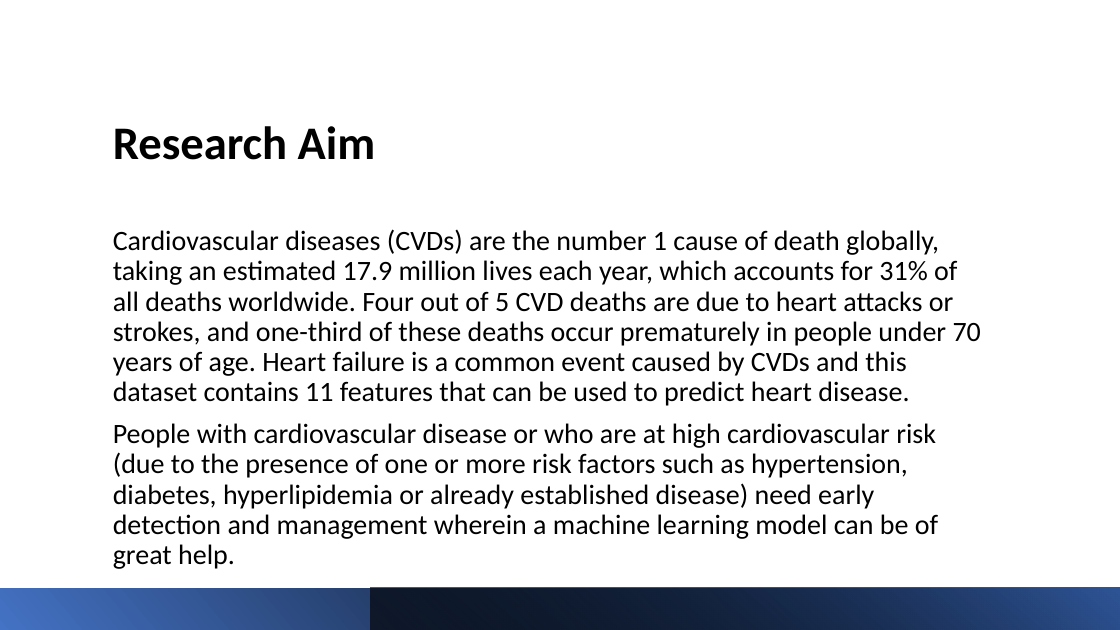
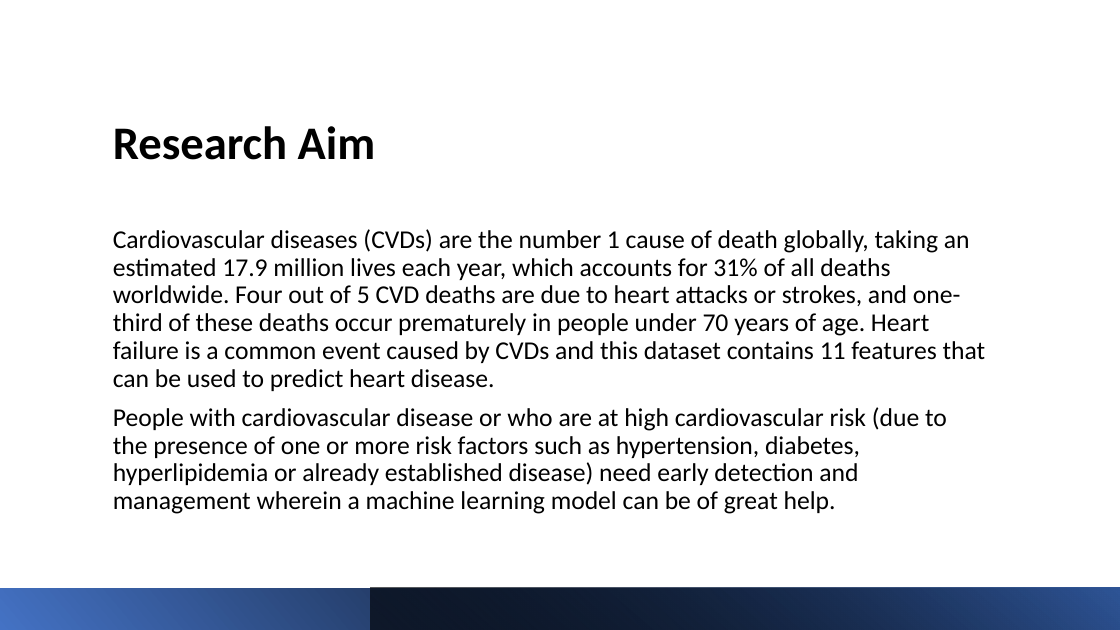
Before and after one commit to harshgit/cs613-final-project, a slide deck: slide 3 of presentation slides/CS613-FinalProject-Presentation.pptx. Drawn at 1120x630 pixels with LibreOffice and Linux fonts; fonts in the diff are those of the drawing. Boxes give left, top, right and bottom in pixels: in the first picture for what was removed or moved away, otherwise in the second. Text is boxed around its words. In the diff, an @@ line names an element or a change of style, - is before the commit and + after.

```diff
--- a/presentation slides/CS613-FinalProject-Presentation.pptx
+++ b/presentation slides/CS613-FinalProject-Presentation.pptx
@@ text "Cardiovascular diseases (CVDs) are the ..." at box(113, 229, 986, 514): size 24 to 22 pt @@
```
Also in this commit, not shown: 1 other slide changed.
